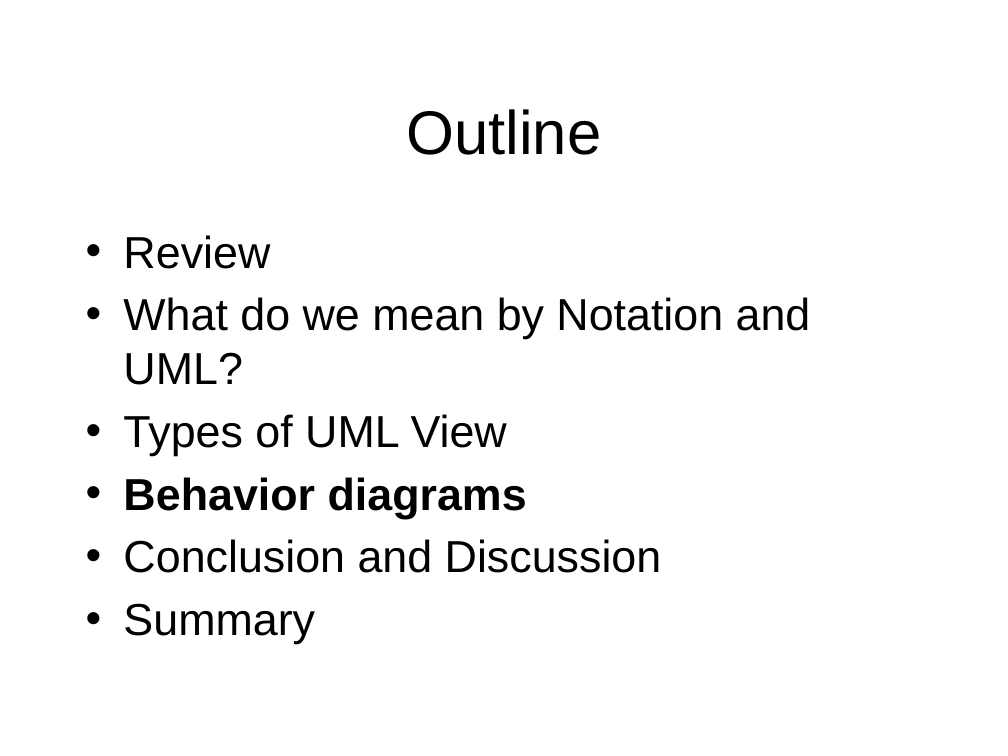
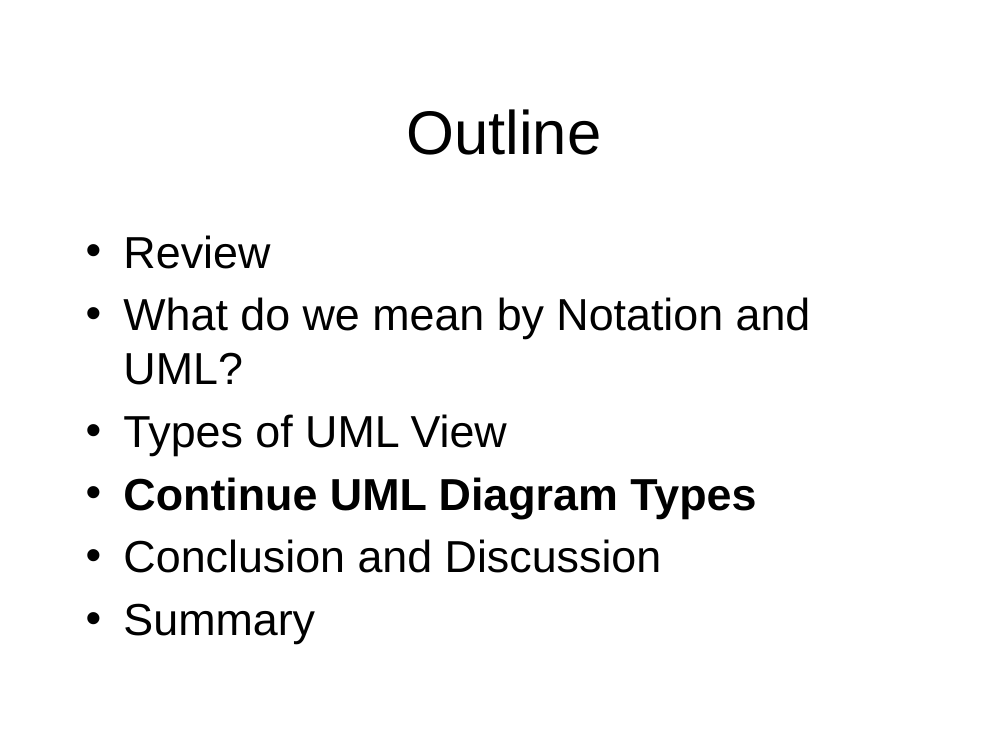
Before and after one commit to octaviordz/zjnu2017.github.io, a slide deck: slide 2 of OOAD/lectures/070--Notation.Part.2.pptx. Drawn at 1008x756 pixels with LibreOffice and Linux fonts; fonts in the diff are those of the drawing. Boxes give left, top, right and bottom in pixels: in the first picture for what was removed or moved away, otherwise in the second. Text is boxed around its words. In the diff, an @@ line names an element or a change of style, - is before the commit and + after.

```diff
--- a/OOAD/lectures/070--Notation.Part.2.pptx
+++ b/OOAD/lectures/070--Notation.Part.2.pptx
@@ text at (x1=123, y1=477, x2=756, y2=519): text changed @@
-• Behavior diagrams
+• Continue UML Diagram Types
```
Also in this commit, not shown: 2 other slides changed, 20 slides added, 1 slide removed, 2 other files.
